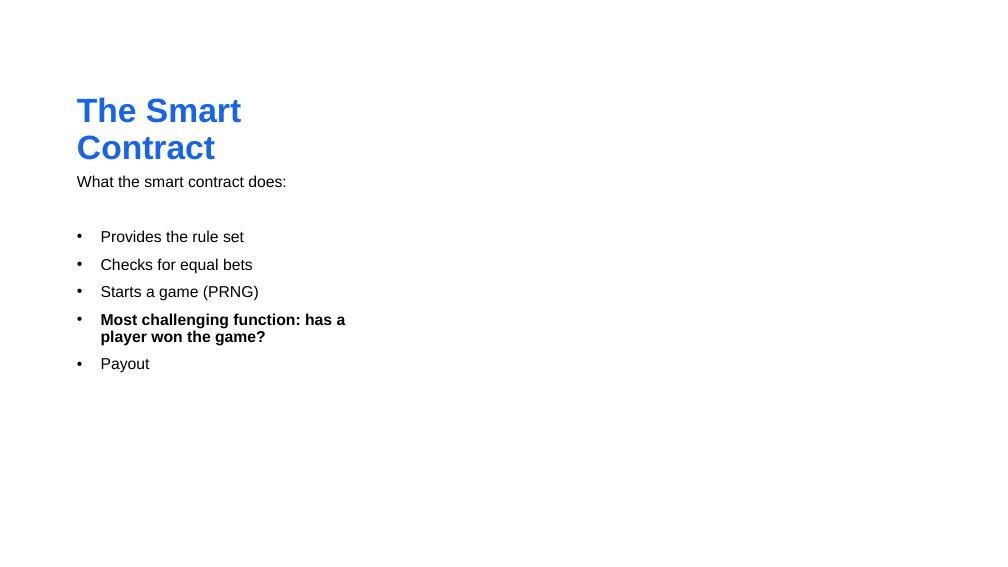
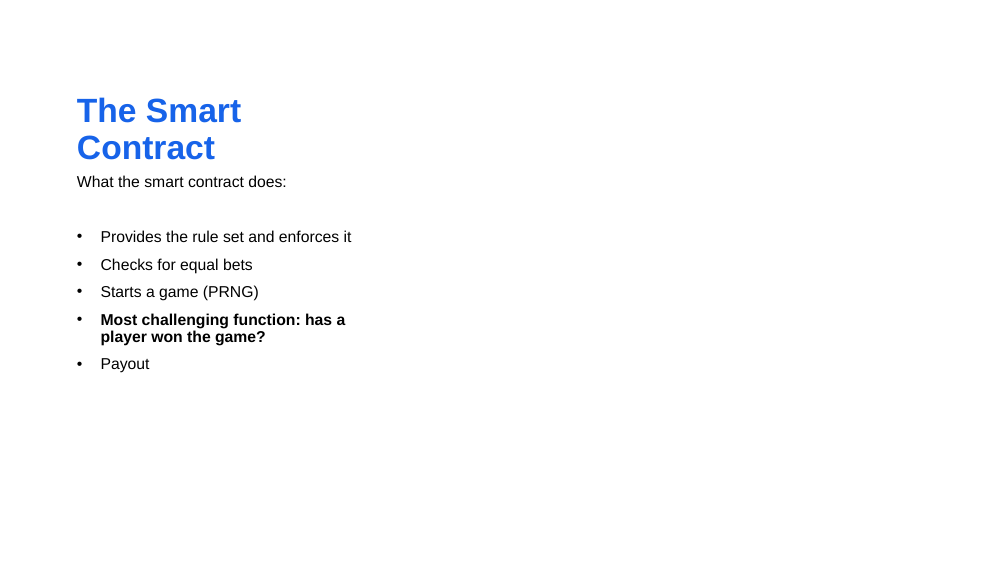
Before and after one commit to matnad/vierGewinntSC, a slide deck: slide 7 of presentation/nice fonts_jakob und joschi.pptx. Drawn at 1008x567 pixels with LibreOffice and Linux fonts; fonts in the diff are those of the drawing; background and template pictures are left out. Boxes give left, top, right and bottom in pixels: in the first picture for what was removed or moved away, otherwise in the second. Text is boxed around its words. In the diff, an @@ line names an element or a change of style, - is before the commit and + after.

```diff
--- a/presentation/nice fonts_jakob und joschi.pptx
+++ b/presentation/nice fonts_jakob und joschi.pptx
@@ text at [101,230,352,242]: text changed @@
-• Provides the rule set
+• Provides the rule set and enforces it
```
Also in this commit, not shown: 4 other slides changed, 1 slide removed.
